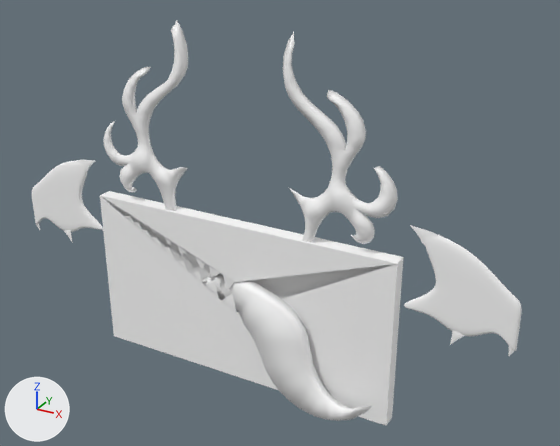
An edit to the FBX model Assets/FBX/comunes/Carta.fbx, drawn before and after from the same camera.
Before and after are seen from a 50 mm lens placed at (4.84, -7.69, 6.26), pointed at (0.53, 0.15, 2.34). Every picture has the same lights, and +X, +Y and +Z are marked at lower left.

The first picture shows 'Carta'.
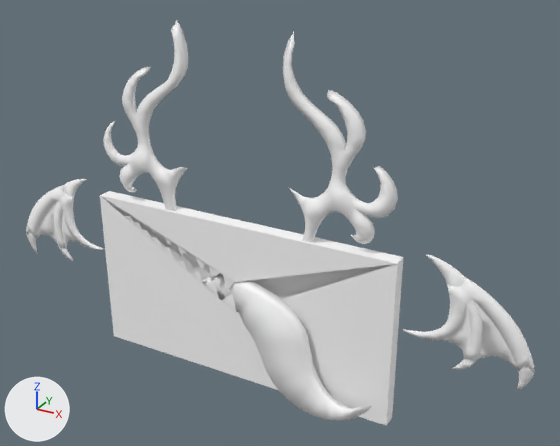
Boxes [x1, y1, x2, y2] around the edits, measured in the pictures (560 x 446 px):
'Carta', reshaped
    before: [32, 21, 522, 426]
    after: [26, 21, 535, 426]
part 1 of me_mesh, rebuilt (12% wider, 17% taller)
    before: [404, 234, 522, 351]
    after: [403, 254, 535, 391]
part 2 of me_mesh, rebuilt (10% wider, 14% taller)
    before: [32, 160, 103, 232]
    after: [26, 179, 104, 261]
part 3 of me_mesh, deleted
    before: [37, 160, 514, 356]

The change, as a diff of the scene's bpy script:
```diff
--- a/Assets/FBX/comunes/Carta.fbx.py
+++ b/Assets/FBX/comunes/Carta.fbx.py
@@ me_mesh @@
 # used by ob_carta; location = (0.0, 0.0, 0.0)
-me_mesh.from_pydata(...)  # 3133 vertices, 3182 faces; spans x -3.6..3.6, y -0.39..0.09, z -0.09..4.76
+me_mesh.from_pydata(...)  # 1164 vertices, 1489 faces; spans x -3.82..3.82, y -0.39..0.09, z -0.09..4.76
+# me_mesh part 1: the loose piece of 1122 vertices spanning x 2.27..3.6, y -0.05..0.03, z 1.51..2.71 is rebuilt with 210 vertices and now spans x 2.28..3.82, y -0.03..0.0, z 1.0..2.43
+# me_mesh part 2: the loose piece of 1122 vertices spanning x -3.6..-2.27, y -0.05..0.03, z 1.51..2.71 is rebuilt with 210 vertices and now spans x -3.82..-2.28, y -0.03..0.0, z 1.0..2.43
+# me_mesh part 3: 6 loose pieces with 150 vertices, spanning x -3.57..3.59, y -0.05..-0.02, z 1.37..2.75, are deleted
 me_mesh.materials.append(mat_standardsurface1)
```
